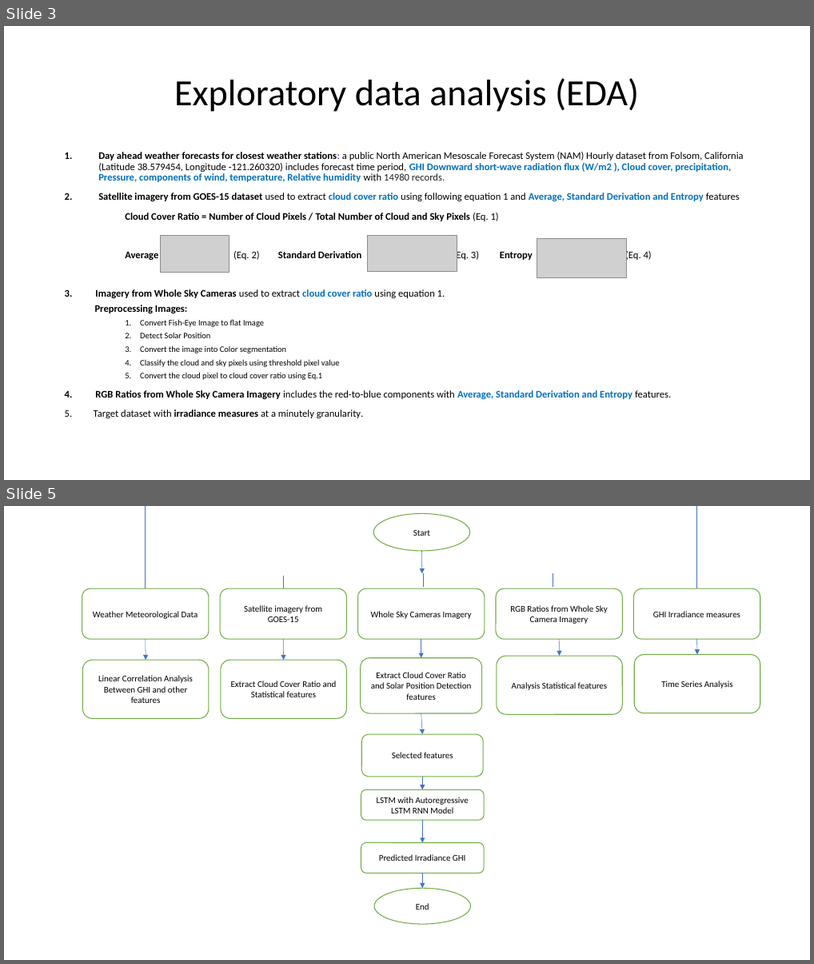
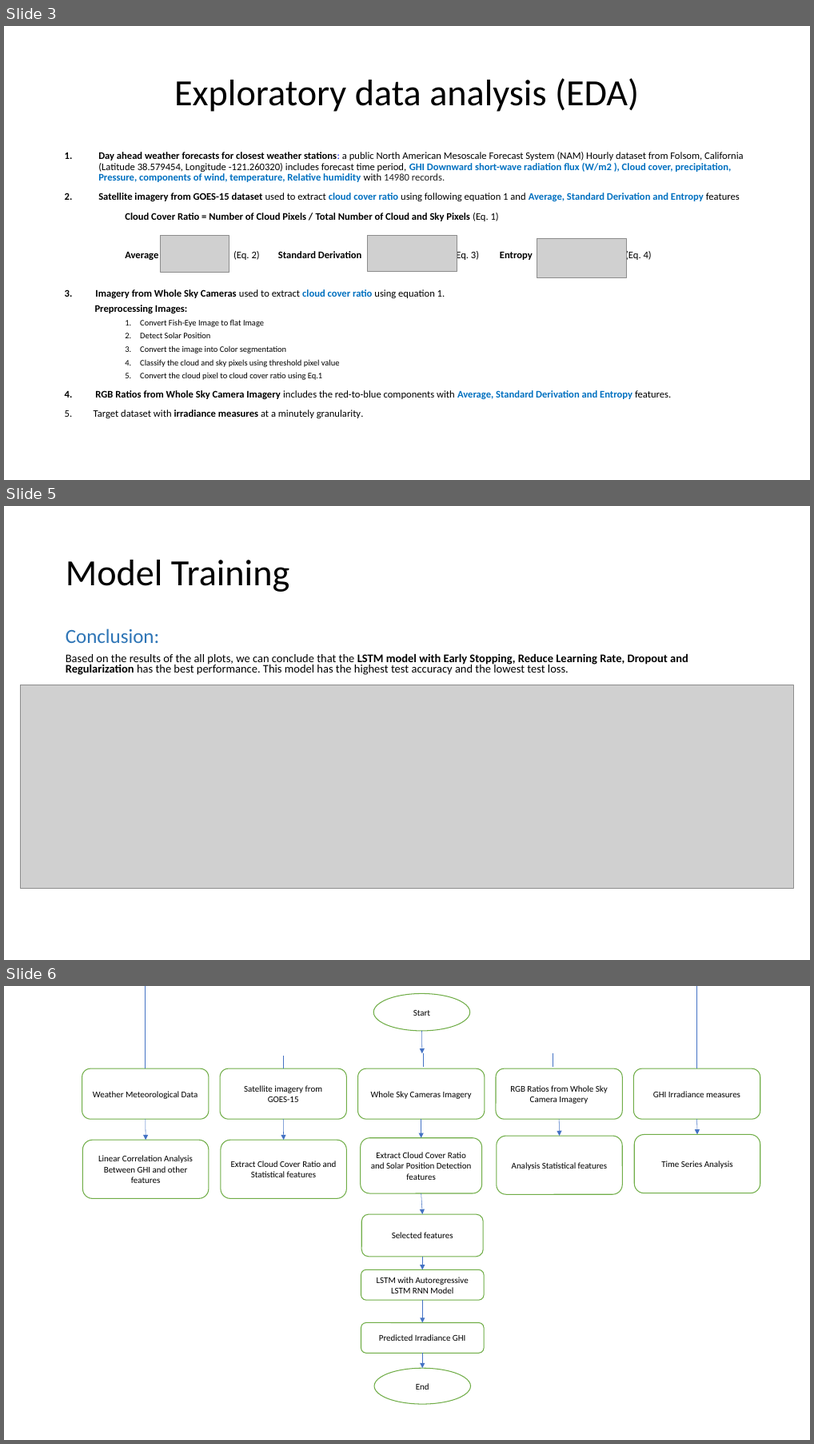
Before and after one commit to AnjaliDharmik92/Solar_Irradiance_Forecasting-, a slide deck: Solar Irradiance Forecasting.pptx. Shown one above the other, each under a label of ours: slides 3 and 5 before the commit, slides 3, 5 and 6 after it; the slides between them are not shown. The pictures are 814x964 and 814x1444 pixels, drawn with LibreOffice and Linux fonts; fonts in the diff are those of the drawing; grey boxes stand for pictures. Boxes give left, top, right and bottom in pixels: in the first picture for what was removed or moved away, otherwise in the second. Text is boxed around its words. In the diff, an @@ line names an element or a change of style, - is before the commit and + after.

```diff
--- a/Solar Irradiance Forecasting.pptx
+++ b/Solar Irradiance Forecasting.pptx
@@ slide 5 added at [4,506,810,960], background #FFFFFF @@
@@ title added at [66,560,290,592], 44 pt, text #000000 @@
+Model Training
@@ text added at [66,628,689,675], 13.8 pt, text #000000 @@
+Conclusion:
+Based on the results of the all plots, we can conclude that the LSTM model with Early Stopping, Reduce Learning Rate, Dropout and Regularization has the best performance. This model has the highest test accuracy and the lowest test loss.
@@ picture added at [20,685,794,888] @@
@@ what was slide 5 is now slide 6 @@
```
Also in this commit, not shown: 2 slides changed.
